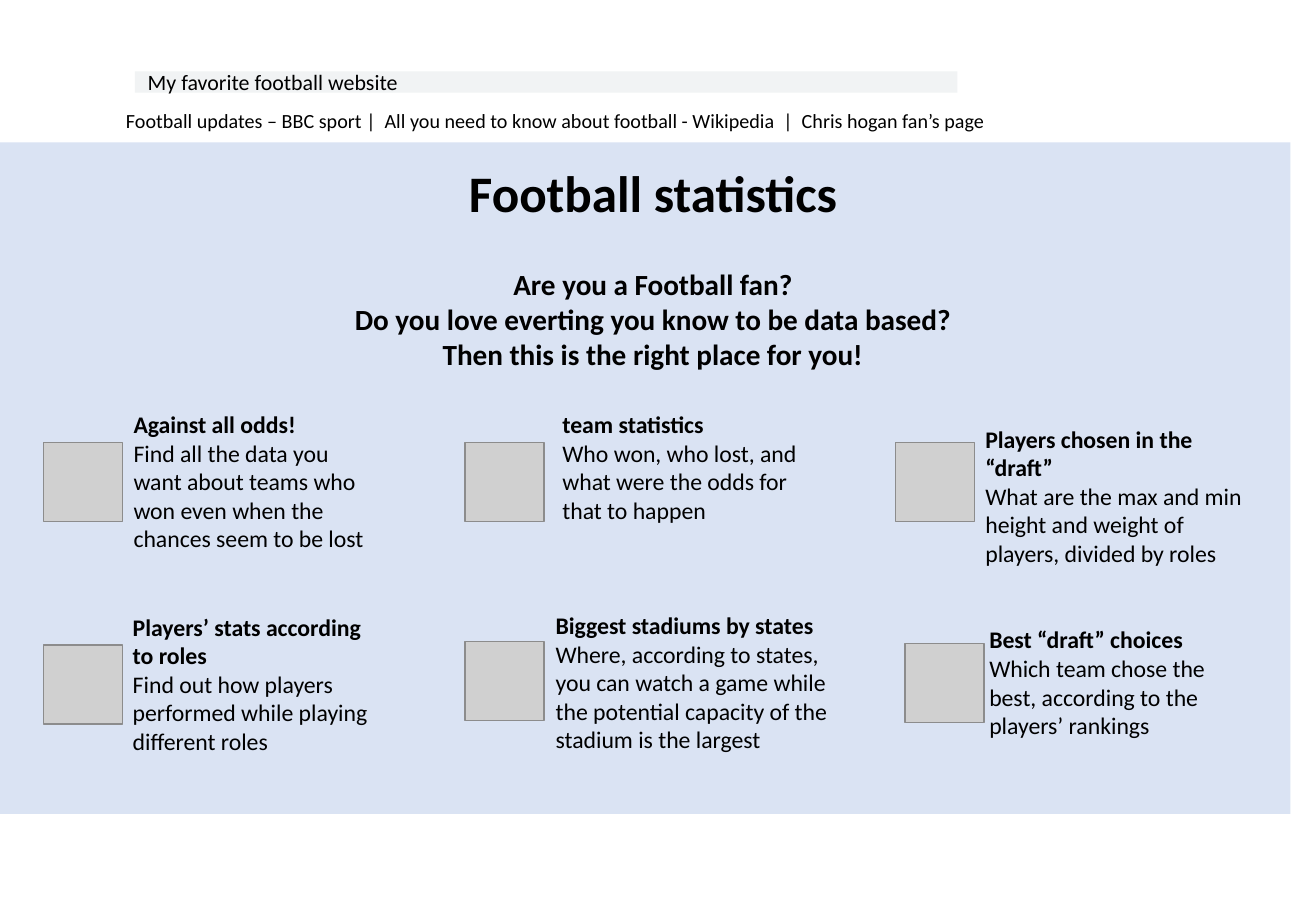
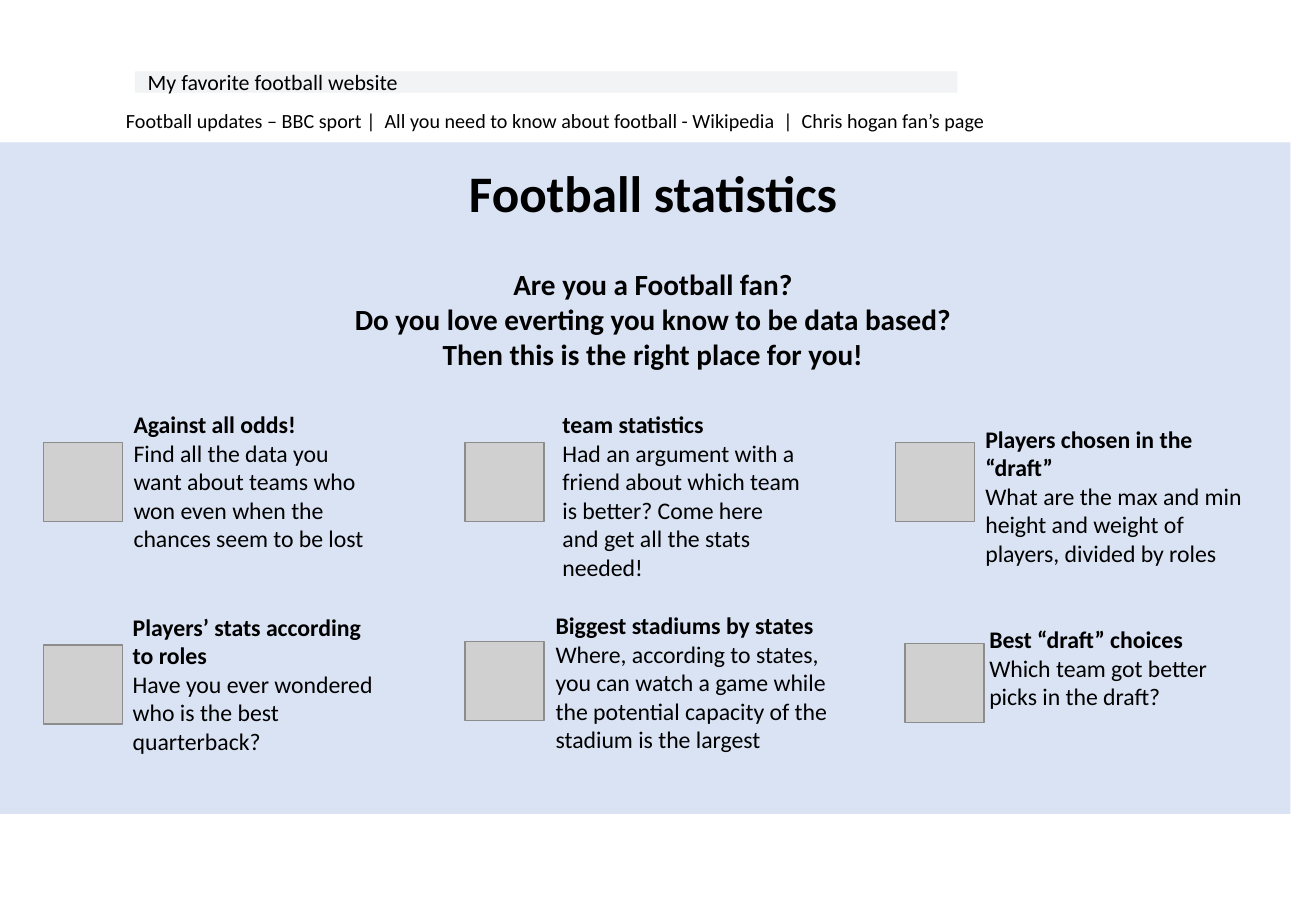
Before and after one commit to lironcohen8/DBS_NFL_Project, a slide deck: slide 1 of DOCUMENTATION/change_name_later_on.pptx. Drawn at 1316x921 pixels with LibreOffice and Linux fonts; fonts in the diff are those of the drawing; grey boxes stand for pictures; background and template pictures are left out. Boxes give left, top, right and bottom in pixels: in the first picture for what was removed or moved away, otherwise in the second. Text is boxed around its words. In the diff, an @@ line names an element or a change of style, - is before the commit and + after.

Commit message:
update ppt

```diff
--- a/DOCUMENTATION/change_name_later_on.pptx
+++ b/DOCUMENTATION/change_name_later_on.pptx
@@ text at <box>562,445,800,551</box>: text changed @@
-Who won, who lost, and what were the odds for that to happen
+Had an argument with a friend about which team is better? Come here and get all the stats needed!
@@ text at <box>133,676,372,754</box>: text changed @@
-Find out how players performed while playing different roles
+Have you ever wondered who is the best quarterback?
@@ text at <box>989,660,1207,709</box>: text changed @@
-Which team chose the best, according to the players’ rankings
+Which team got better picks in the draft?
```
Also in this commit, not shown: 5 other slides changed.
